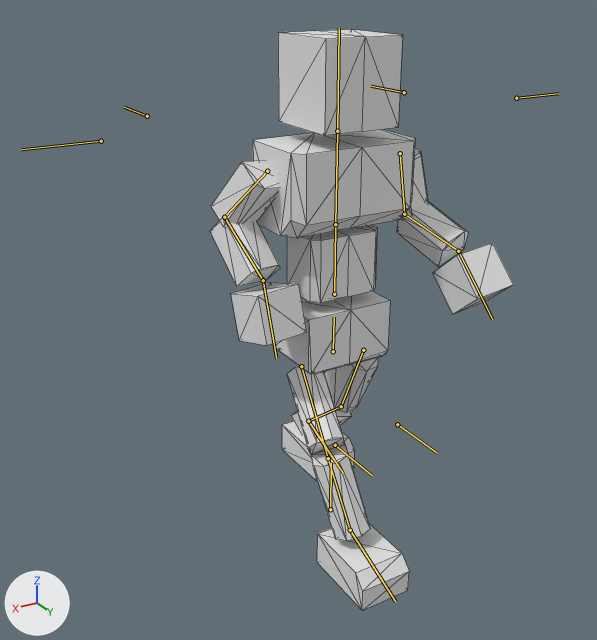
A saved change to the glTF model BrowserGame/public/models/ToyQuest.glb.
Camera for both pictures: a 50 mm camera at (10.82, 16.26, 9.37) aimed at (1.02, -0.07, 1.21). Arrows for +X, +Y and +Z are at lower left; the lights stay in place. Both versions are drawn at frame 12 of the action '05_feet.run'; the numbers are the values there. The bones that bend it are drawn over the model as lines. Mesh edges are drawn as thin lines.

The first picture shows '立方体'.
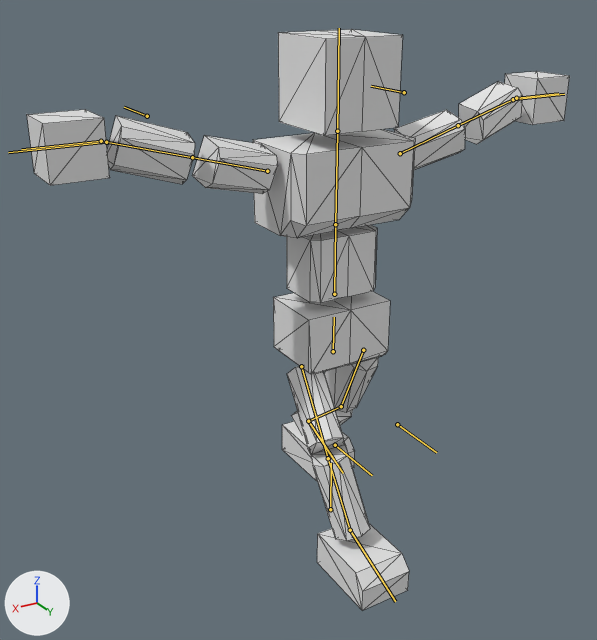
Where the change shows, as pixel boxes [x1, y1, x2, y2] in the pictures (597 x 640 px):
'立方体', posed (79% wider)
    before: [210, 29, 513, 610]
    after: [27, 29, 570, 610]
bone 'upper arm.R', root to tip
    before: (400, 153) to (404, 214)
    after: (400, 153) to (458, 125)
bone 'forearm.R', root to tip
    before: (404, 214) to (458, 251)
    after: (458, 125) to (513, 99)
bone 'hand.R', root to tip
    before: (458, 251) to (492, 319)
    after: (513, 99) to (564, 94)
bone 'upper arm.L', root to tip
    before: (267, 171) to (224, 217)
    after: (267, 171) to (192, 157)
bone 'forearm.L', root to tip
    before: (224, 217) to (263, 280)
    after: (192, 157) to (106, 142)
bone 'hand.L', root to tip
    before: (263, 280) to (276, 358)
    after: (106, 142) to (8, 152)

The change in detail:
Bone 'upper arm.R' (bone_upper_arm_r) turns from (11, 1, 71) to (-7, 10, -17) degrees about its own x, y and z.
Bone 'forearm.R' (bone_forearm_r) turns from (-70, 1, 1) to (13, 0, 0) degrees about its own x, y and z.
Bone 'hand.R' (bone_hand_r) turns from (24, -9, 9) to (-10, -10, 17) degrees about its own x, y and z.
Bone 'upper arm.L' (bone_upper_arm_l) turns from (43, -21, -82) to (-7, -10, 17) degrees about its own x, y and z.
Bone 'forearm.L' (bone_forearm_l) turns from (-82, -1, -1) to (13, 0, 0) degrees about its own x, y and z.
Bone 'hand.L' (bone_hand_l) turns from (30, 9, 0) to (-10, 10, -17) degrees about its own x, y and z.
